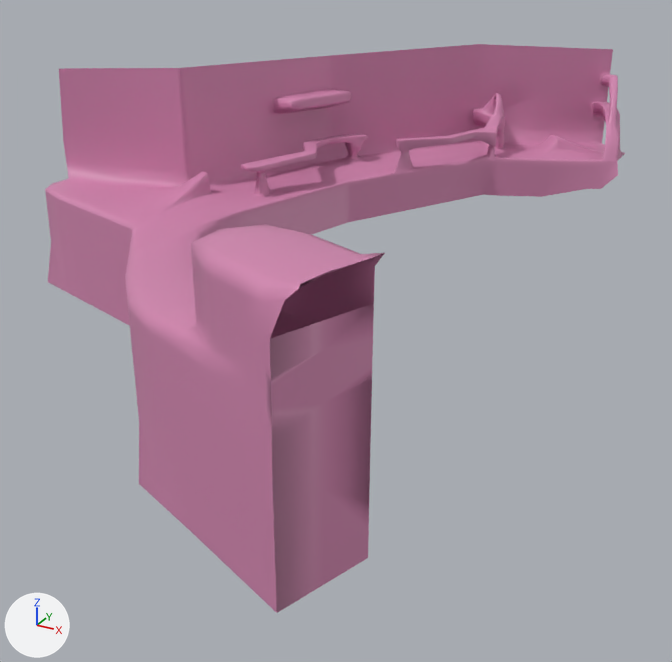
One commit to the FBX model Assets/Terrain/terrain_W3A7.fbx: the scene before it, then after it.
One viewpoint serves both versions: a 50 mm lens placed at (-431.0, -1314.0, 201.0), pointed at (-633.0, -947.0, 17.0). Lighting does not change. The marker at lower left points along +X, +Y and +Z. Where no turn or scale is listed for an object, it has been applied to the vertices. Vertices at the same position are counted once.

In view in the first picture: 'W3A7_mesh'.
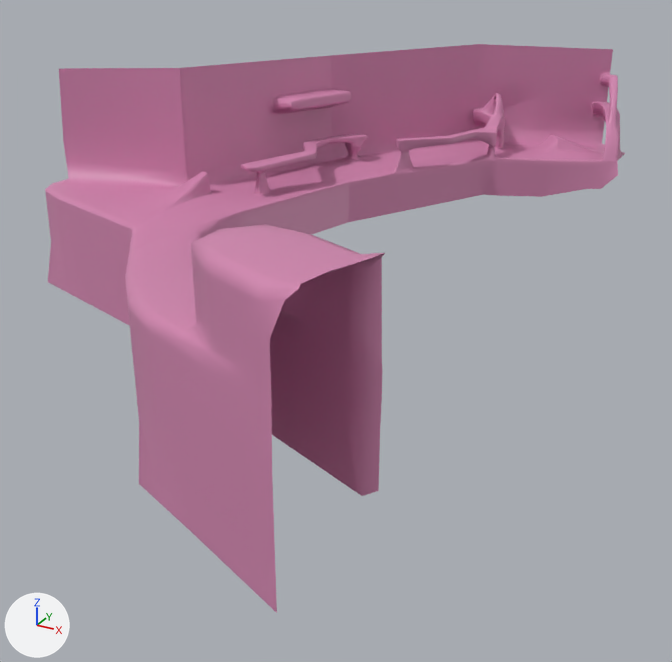
Where the newer file only moved an object's origin or applied its transform, the numbers keep the older frame.

The change, as JSON lines over the scene's bpy script:
```json
{"block": "me_mesh", "where": "# used by ob_w3a7_mesh; location = (-582.0, -751.7, 75.5)"}
{"op": "remove", "block": "me_mesh", "code": "me_mesh.from_pydata(...)  # 2797 vertices, 2732 faces; spans x -203.0..55.0, y -398.0..48.0, z -46.0..62.0"}
{"op": "add", "block": "me_mesh", "code": "me_mesh.from_pydata(...)  # 2785 vertices, 2713 faces; spans x -203.0..55.0, y -398.0..48.0, z -46.0..62.0"}
{"block": "me_mesh", "change": "me_mesh part 1"}
{"block": "me_mesh", "change": "20 vertices are removed from x 47.0..53.0, y -381.0..-364.0, z -43.0..37.0"}
{"block": "me_mesh", "change": "27 faces are deleted"}
{"block": "me_mesh", "change": "1 vertex moves from x 54.0, y -365.0, z 47.0 to x 53.0, y -360.0, z 47.0"}
{"block": "me_mesh", "change": "8 vertices are added at x 53.0, y -360.0..-358.0, z -24.0..39.0"}
{"block": "me_mesh", "change": "8 new faces join them"}
```

Pixel boxes (x1, y1, x2, y2) of what changed, in the pictures (672 x 662 px):
```json
{"part": 1, "of": "me_mesh", "change": "cut back", "before": [270, 253, 385, 613], "after": [362, 253, 385, 496]}
```
